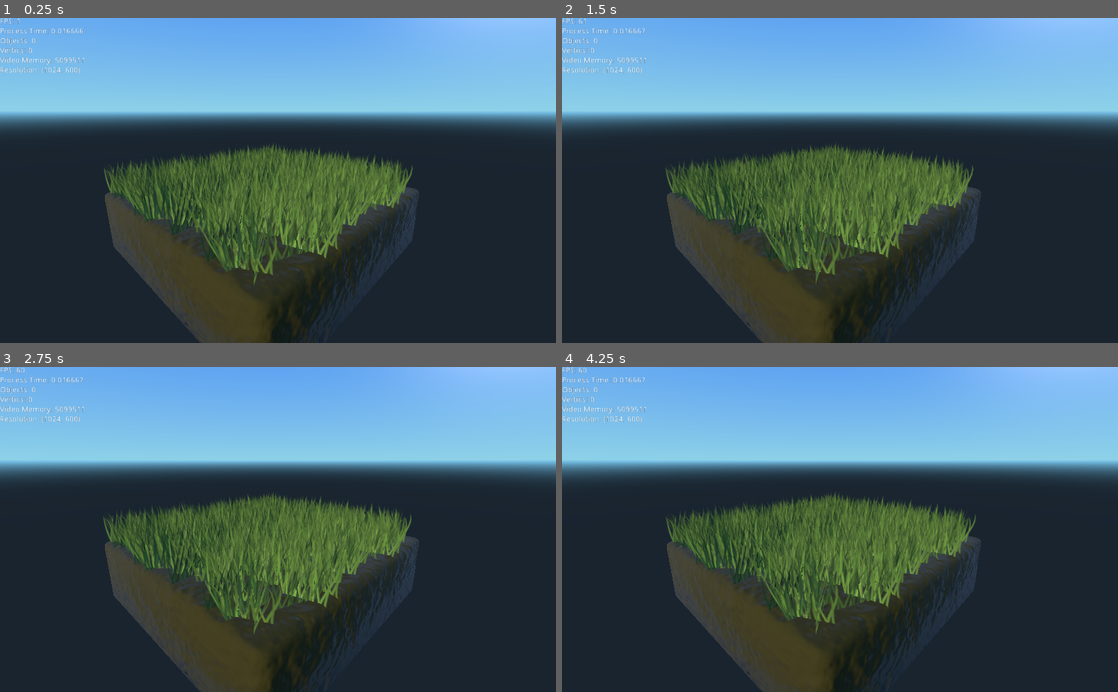
Above: before the commit, frames 1-4 (two rows, left to right).
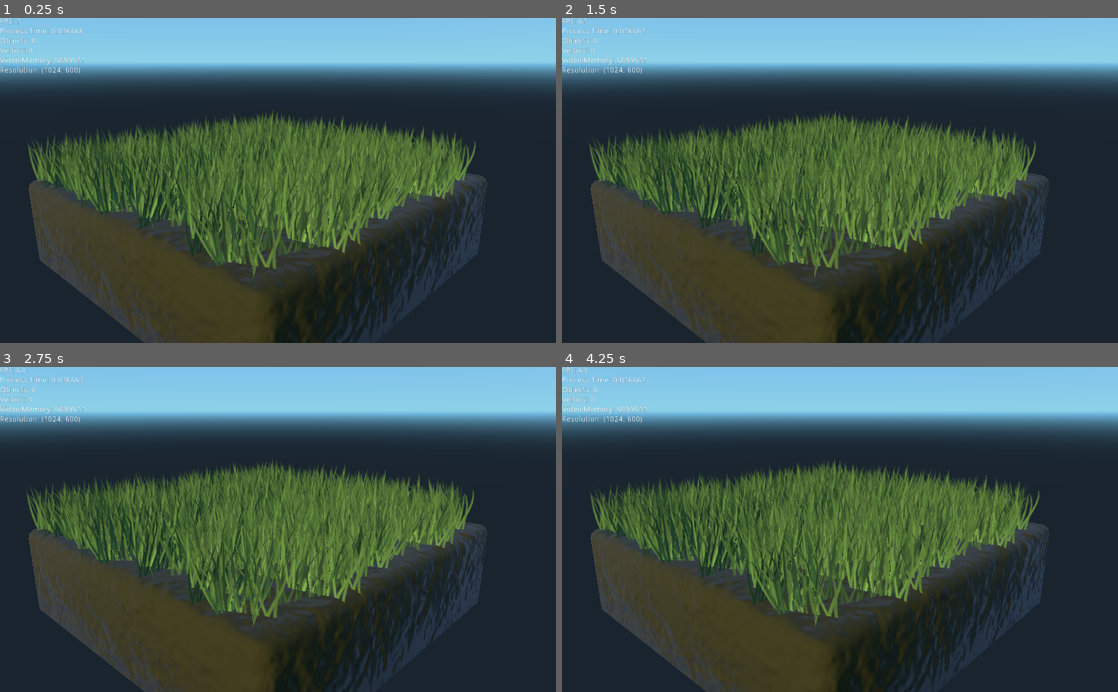
Above: after the commit, the same moments.

Repository: JaccomoLorenz/godot-simple-wind-shader
Game: Godot game, scene res://models/demo.tscn
The game is run twice, just before and just after one commit, with the same random seed, the same clock (stepped at 60 frames per second) and the same inputs.
Inputs:
- Up to frame 1 (0.25 s): no input
- Up to frame 2 (1.5 s): no input
- Up to frame 3 (2.75 s): no input
- Up to frame 4 (4.25 s): no input

The runs differ from the first frame. In frame 1, 50% of the frame differs, in the area x 0-100%, y 0-100%; in frame 2, 50%; in frame 3, 50%; in frame 4, 50%.

Commit message:
Fix direction normalization

Diff:
--- a/models/demo.tscn
+++ b/models/demo.tscn
@@ -107,8 +107,9 @@
 
 [node name="Camera" type="Camera" parent="." index="0"]
 
-transform = Transform( 0.733626, -0.176644, 0.656193, 0, 0.965624, 0.259942, -0.679553, -0.1907, 0.708407, 2.32198, 1.87858, 2.26114 )
-keep_aspect = 1
+transform = Transform( 0.733626, -0.176644, 0.656193, 0, 0.965624, 0.259942, -0.679553, -0.1907, 0.708407, 2.71105, 1.87858, 2.71591 )
+keep_aspect = 0
+vaspect = false
 cull_mask = 1048575
 environment = null
 h_offset = 0.0
--- a/shaders/wind_shader.tres
+++ b/shaders/wind_shader.tres
@@ -16,7 +16,8 @@
 
 	float time = TIME * speed + worldPos.x + worldPos.z;
 	float wind = (sin(time) + cos(time * detail)) * strength * max(0.0, VERTEX.y - heightOffset);
-	worldPos.xz += vec2(wind * direction.x, wind * direction.y);
+	vec2 dir = normalize(direction);
+	worldPos.xz += vec2(wind * dir.x, wind * dir.y);
 	VERTEX = (INV_CAMERA_MATRIX * worldPos).xyz;
 	NORMAL = (MODELVIEW_MATRIX * vec4(NORMAL, 0.0)).xyz;
 }
